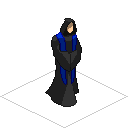
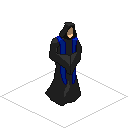
Two versions of the same layered image (128 × 128). Layer-by-layer changes:
added group "9-PriestWalkBottomRight" with 2 layers above "17-PriestWalkBottomRight" over (x1=45, y1=22, x2=82, y2=106)
added layer "9-highlights" (multiply) in group "9-PriestWalkBottomRight" over (x1=45, y1=23, x2=82, y2=106)
added layer "9-colors" in group "9-PriestWalkBottomRight" over (x1=45, y1=22, x2=82, y2=106)
hid group "17-PriestWalkBottomRight" (2 layers) over (x1=45, y1=18, x2=82, y2=107)
